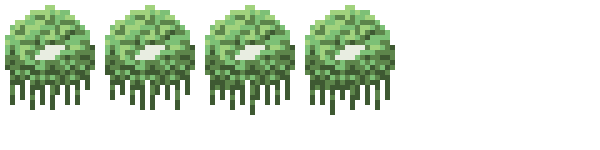
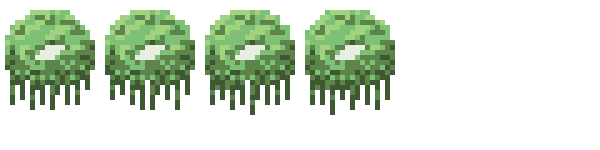
Layers edited between the first and the second 600 x 150 image:
added layer "Bloble Low Detail" above "Bloble" over [20,10,395,75]
hid "slime_bloodlink.png" over [20,5,395,75]
